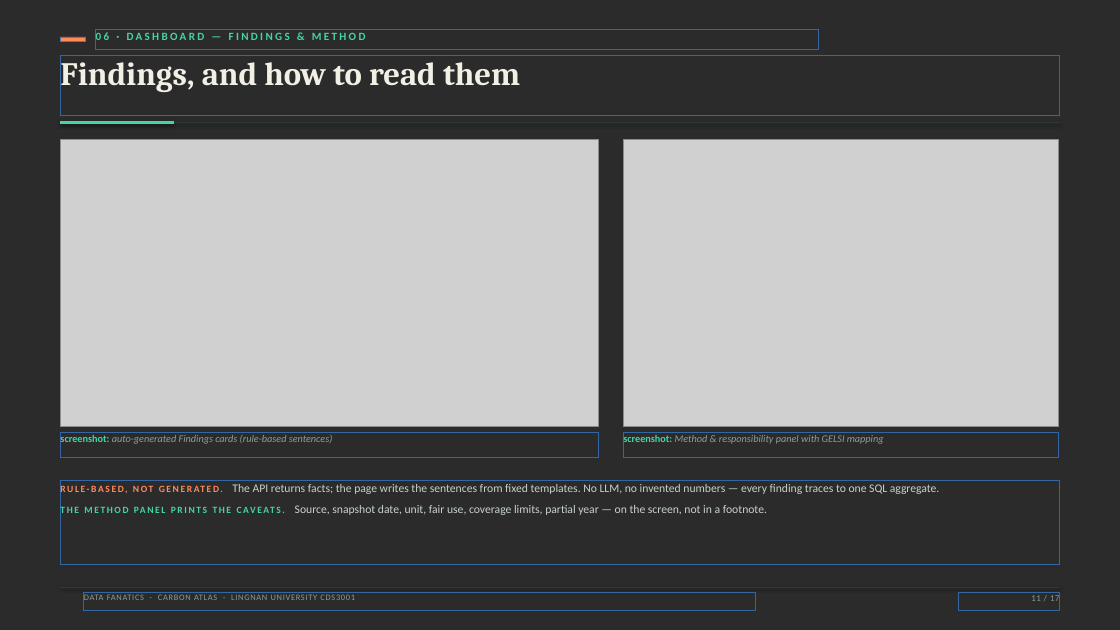
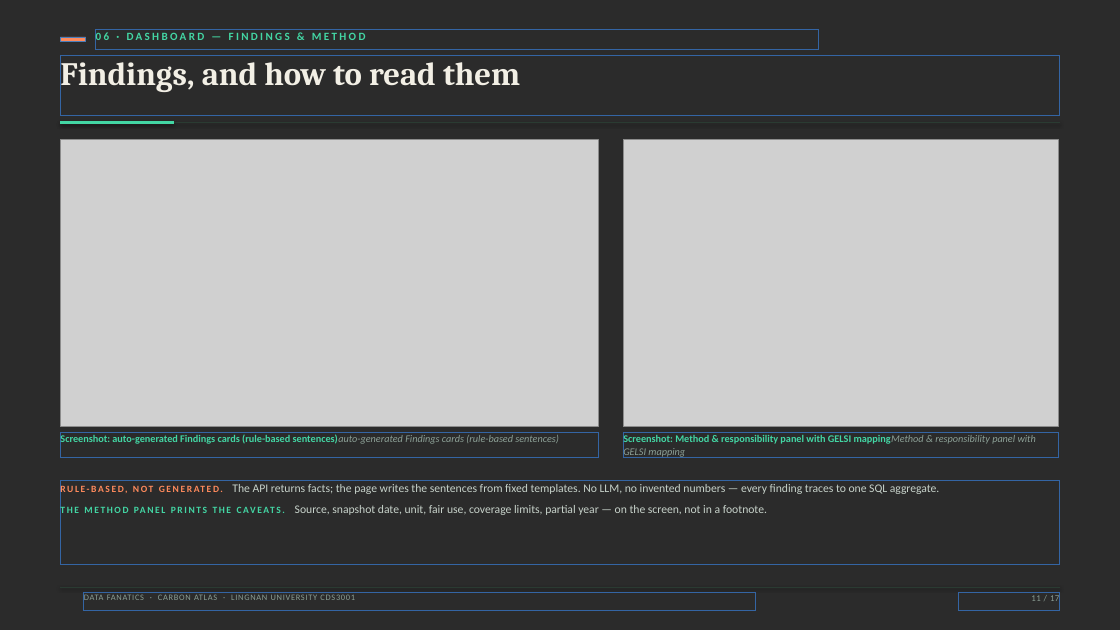
Before and after one commit to AaaaaronLIN/carbon-atlas-cds3001, a slide deck: slide 11 of deliverable/Carbon_Atlas_Deck.pptx. Drawn at 1120x630 pixels with LibreOffice and Linux fonts; fonts in the diff are those of the drawing; grey boxes stand for pictures; background and template pictures are left out; a plain dark background stands for a picture behind light text. Boxes give left, top, right and bottom in pixels: in the first picture for what was removed or moved away, otherwise in the second. Text is boxed around its words. In the diff, an @@ line names an element or a change of style, - is before the commit and + after.

Commit message:
deck: remove internal delivery rules, simplify audio panel, align cost table, caption case and fullscreen guidance

```diff
--- a/deliverable/Carbon_Atlas_Deck.pptx
+++ b/deliverable/Carbon_Atlas_Deck.pptx
@@ text at [60,434,559,446]: text changed; text colour #8CA096 to #43D6A4; bold on; italic off @@
-screenshot: auto-generated Findings cards (rule-based sentences)
+Screenshot: auto-generated Findings cards (rule-based sentences)auto-generated Findings cards (rule-based sentences)
@@ text at [623,434,1036,458]: text changed; text colour #8CA096 to #43D6A4; bold on; italic off @@
-screenshot: Method & responsibility panel with GELSI mapping
+Screenshot: Method & responsibility panel with GELSI mappingMethod & responsibility panel with GELSI mapping
```
Also in this commit, not shown: 10 other slides changed, 5 other files.
